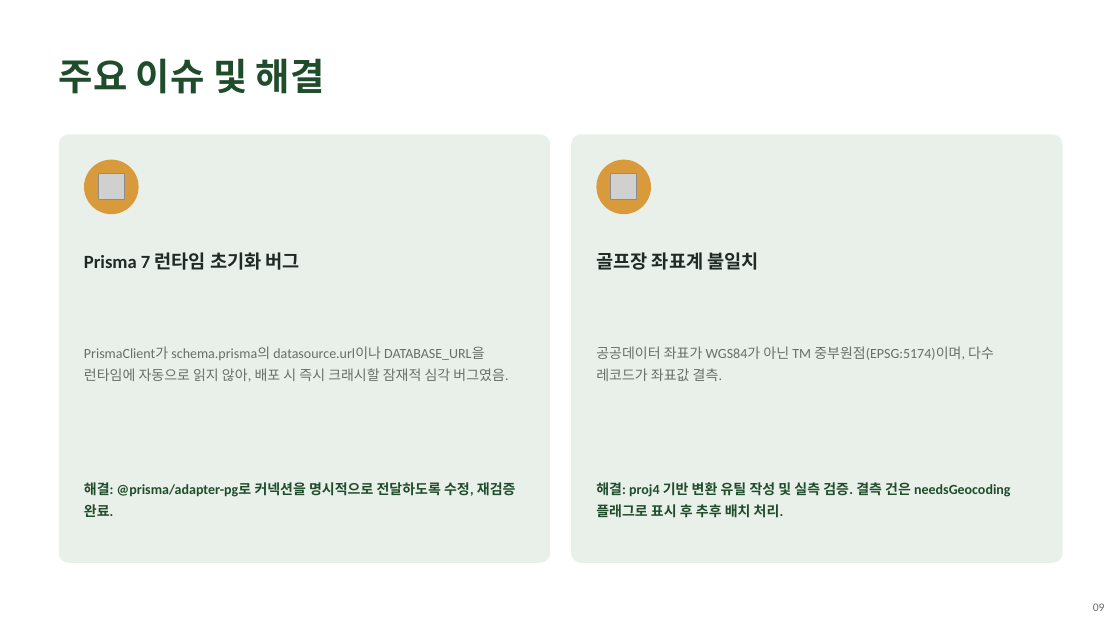
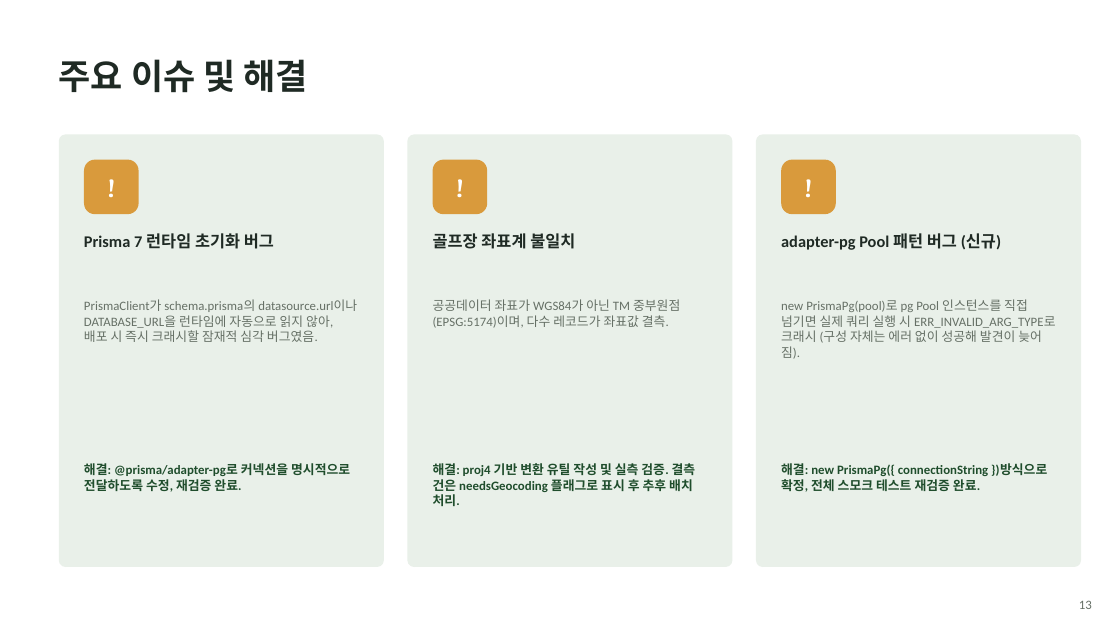
Before and after one commit to haekongpapa/scorecaddie, a slide deck: slide 13 of doc/ScoreCaddie_분석설계_요약.pptx (slide 9 before the commit). Drawn at 1120x630 pixels with LibreOffice and Linux fonts; fonts in the diff are those of the drawing; grey boxes stand for pictures. Boxes give left, top, right and bottom in pixels: in the first picture for what was removed or moved away, otherwise in the second. Text is boxed around its words. In the diff, an @@ line names an element or a change of style, - is before the commit and + after.

Commit message:
스코어 등록/조회/상세 화면 고도화 및 설계문서 동기화
- DB 스키마: GolfCourseHole, Role, 스코어카드 상세 필드(teeShotResult 등),
  GolfCourseLoop, User.thirdPartyConsent 마이그레이션 반영
- 목업 14개 화면 추가/개편 (doc/mockups/):
  - 07 스코어 등록 2-Step(코스 선택 → 스코어카드 입력, GolfCourseLoop 연동)
  - 08 스코어 조회 조건 개편(기간/골프장/사용자 범위, 동의 게이팅)
  - 09 라운드 상세 홀별 스코어 매트릭스(티샷결과/GIR/스크램블링/샌드세이브)
  - 11~14 관리자 화면(골프장/Par/CSV 업로드/회원 관리)
  - 화면 간 파라미터 연계(04/05/06/08/09 → 07, 08 → 09) 정리
  - 03 회원가입/10 마이페이지 제3자 정보제공 동의 UI
- doc/pages.md: 화면별 설계 문서 신규 작성 및 갱신
- doc/ScoreCaddie_분석설계_요약.pptx: PK/FK 명기, GolfCourseLoop/신규 화면/
  기능 요약 반영
- memory.md: 작업 이력 기록

```diff
--- a/doc/ScoreCaddie_분석설계_요약.pptx
+++ b/doc/ScoreCaddie_분석설계_요약.pptx
@@ text "주요 이슈 및 해결" at (59, 59, 307, 93): size 32 to 30 pt, text colour #1F4D2C to #1F2A24 @@
@@ rounded rectangle: place and size @@
-rounded rectangle at (59, 134, 550, 563)
+rounded rectangle at (59, 134, 384, 567)
@@ rounded rectangle at (59, 134, 384, 567): proportions changed @@
@@ rounded rectangle added at (408, 134, 733, 567), fill #E9F0E9 @@
@@ rounded rectangle at (756, 134, 1081, 567): proportions changed @@
@@ rounded rectangle: place and size @@
-rounded rectangle at (571, 134, 1063, 563)
+rounded rectangle at (756, 134, 1081, 567)
@@ rounded rectangle at (84, 160, 139, 214): ellipse to rounded rectangle @@
@@ text added at (84, 160, 139, 214), 22 pt, text #FFFFFF, bold @@
+!
@@ picture removed at (98, 174, 124, 200) @@
@@ rounded rectangle added at (433, 160, 487, 214), fill #D99A3C @@
@@ text added at (433, 160, 487, 214), 22 pt, text #FFFFFF, bold @@
+!
@@ ellipse removed at (597, 160, 651, 214) @@
@@ picture removed at (611, 174, 637, 200) @@
@@ rounded rectangle added at (781, 160, 836, 214), fill #D99A3C @@
@@ text added at (781, 160, 836, 214), 22 pt, text #FFFFFF, bold @@
+!
@@ text "Prisma 7 런타임 초기화 버그" at (84, 233, 274, 249): size 16 to 14 pt; line spacing 1.1 to 1; vertical alignment middle to top @@
@@ text "골프장 좌표계 불일치" at (433, 233, 575, 249): size 16 to 14 pt; line spacing 1.1 to 1; vertical alignment middle to top @@
@@ text "골프장 좌표계 불일치": place and size @@
-text "골프장 좌표계 불일치" at (596, 252, 759, 270)
+text "골프장 좌표계 불일치" at (433, 233, 575, 249)
@@ text added at (781, 233, 1001, 250), 14 pt, text #1F2A24, bold @@
+adapter-pg Pool 패턴 버그 (신규)
@@ text "공공데이터 좌표가 WGS84가 아닌 TM ...": place and size @@
-text "공공데이터 좌표가 WGS84가 아닌 TM ..." at (596, 346, 994, 381)
+text "공공데이터 좌표가 WGS84가 아닌 TM ..." at (433, 299, 680, 328)
@@ text added at (781, 299, 1056, 359), 11 pt, text #667066 @@
+new PrismaPg(pool)로 pg Pool 인스턴스를 직접 넘기면 실제 쿼리 실행 시 ERR_INVALID_ARG_TYPE로 크래시 (구성 자체는 에러 없이 성공해 발견이 늦어짐).
@@ text "해결: @prisma/adapter-pg로 커넥션을 명시적으로 전달하도록 ...": place and size @@
-text "해결: @prisma/adapter-pg로 커넥션을 명시적으로 전달하도록 ..." at (84, 482, 516, 517)
+text "해결: @prisma/adapter-pg로 커넥션을 명시적으로 전달하도록 ..." at (84, 463, 350, 492)
@@ size 12 to 11 pt; line spacing 1.3 to 1; vertical alignment middle to top in 4 elements at (84, 300, 357, 342), (84, 463, 350, 492), (433, 299, 680, 328), (433, 463, 696, 506) @@
@@ text "해결: proj4 기반 변환 유틸 ...": place and size @@
-text "해결: proj4 기반 변환 유틸 ..." at (596, 482, 1010, 518)
+text "해결: proj4 기반 변환 유틸 ..." at (433, 463, 696, 506)
@@ text added at (781, 463, 1047, 492), 11 pt, text #1F4D2C, bold @@
+해결: new PrismaPg({ connectionString })방식으로 확정, 전체 스모크 테스트 재검증 완료.
@@ text added at (1079, 600, 1092, 609), 11 pt, text #667066 @@
+13
@@ text removed at (1093, 603, 1105, 611) @@
-09
```
Also in this commit, not shown: 10 other slides changed, 5 slides added, 1 slide removed, 37 other files.
